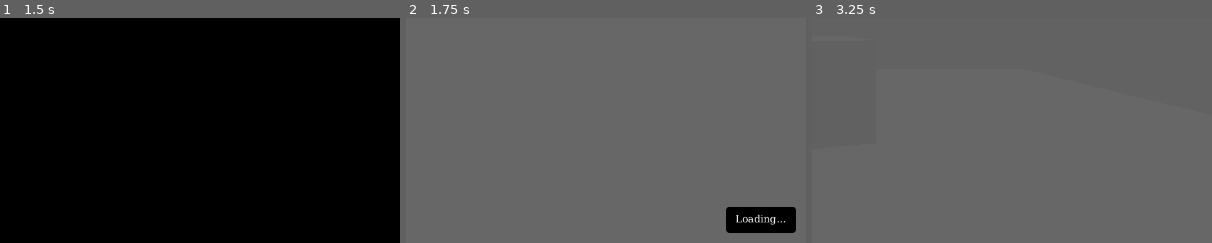
Above: before the commit, frames 1-3 (left to right).
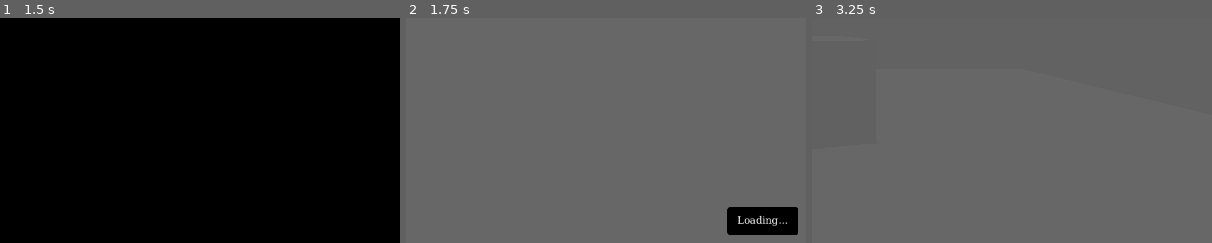
Above: after the commit, the same moments.

Repository: kierandrewett/8.2-citadel-source
Game: Godot game, scene res://maps/intro.tscn
Two runs of this game, one before a commit and one after it. Both use one fixed random seed, a clock stepped at 60 frames per second and the inputs below. Video files are missing from this copy of the repository; at most half a second of black plays in their place.
Inputs:
- Up to frame 1 (1.5 s): click "NEW GAME" at 0.5 s; click "NEW GAME" at 1.25 s
- Up to frame 2 (1.75 s): no input
- Up to frame 3 (3.25 s): click "RESUME GAME" at 2 s; click "LOAD GAME" at 2.75 s
The pictures show only the part of the screen within x 50-100%, y 50-100%; the shares and areas given below are measured in that part.

Frame 1 is identical in both runs. In frame 2, 0.6% of the frame differs, in the area x 80-98%, y 84-97%; in frame 3, nothing differs.

Commit message:
📱 Fix responsiveness issues with loading screen

Diff:
--- a/maps/intro.tscn
+++ b/maps/intro.tscn
@@ -1,25 +1,38 @@
-[gd_scene load_steps=5 format=3 uid="uid://cpynmwby4br0l"]
+[gd_scene load_steps=6 format=3 uid="uid://cpynmwby4br0l"]
 
 [ext_resource type="VideoStream" path="res://resources/intro.ogv" id="1_p6t66"]
 [ext_resource type="Script" path="res://scripts/intro.gd" id="2_ifk0f"]
 [ext_resource type="Theme" uid="uid://dg85bj1idrpik" path="res://ui/gameui.tres" id="3_ncbgk"]
 [ext_resource type="Texture2D" uid="uid://dlerqjt606avv" path="res://resources/round_rect.svg" id="4_yaco2"]
 
+[sub_resource type="StyleBoxTexture" id="StyleBoxTexture_uy183"]
+content_margin_left = 0.0
+content_margin_top = 0.0
+content_margin_right = 0.0
+content_margin_bottom = 0.0
+texture = ExtResource("4_yaco2")
+texture_margin_left = 6.0
+texture_margin_top = 6.0
+texture_margin_right = 6.0
+texture_margin_bottom = 6.0
+
 [node name="Intro" type="Node2D"]
 
-[node name="IntroMovie" type="Control" parent="."]
+[node name="IntroMovie" type="Control" parent="." groups=["window_xy"]]
 layout_mode = 3
 anchors_preset = 0
 offset_right = 40.0
 offset_bottom = 40.0
 
-[node name="ColorRect" type="ColorRect" parent="IntroMovie"]
+[node name="ColorRect" type="ColorRect" parent="IntroMovie" groups=["window_xy"]]
+layout_mode = 0
 offset_right = 1280.0
 offset_bottom = 720.0
 color = Color(0, 0, 0, 1)
 
-[node name="VideoStreamPlayer" type="VideoStreamPlayer" parent="IntroMovie"]
+[node name="VideoStreamPlayer" type="VideoStreamPlayer" parent="IntroMovie" groups=["window_xy"]]
 z_index = 2
+layout_mode = 0
 offset_right = 1280.0
 offset_bottom = 720.0
 size_flags_horizontal = 3
@@ -32,35 +45,49 @@
 [node name="LoadingScreen" type="Control" parent="."]
 layout_mode = 3
 anchors_preset = 0
-offset_right = 40.0
-offset_bottom = 40.0
+offset_right = 1280.0
+offset_bottom = 720.0
 
-[node name="ColorRect" type="ColorRect" parent="LoadingScreen"]
+[node name="ColorRect" type="ColorRect" parent="LoadingScreen" groups=["window_xy"]]
+layout_mode = 2
 offset_right = 1280.0
 offset_bottom = 720.0
 color = Color(0.403922, 0.403922, 0.403922, 1)
 
-[node name="LoadingText" type="NinePatchRect" parent="LoadingScreen"]
-offset_left = 1152.0
-offset_top = 662.0
-offset_right = 1264.0
-offset_bottom = 704.0
-size_flags_horizontal = 4
-size_flags_vertical = 4
-theme = ExtResource("3_ncbgk")
-texture = ExtResource("4_yaco2")
-patch_margin_left = 6
-patch_margin_top = 6
-patch_margin_right = 6
-patch_margin_bottom = 6
+[node name="LoadingText" type="MarginContainer" parent="LoadingScreen" groups=["window_xy"]]
+layout_mode = 2
+offset_right = 1280.0
+offset_bottom = 720.0
+theme_override_constants/margin_left = 12
+theme_override_constants/margin_top = 12
+theme_override_constants/margin_right = 12
+theme_override_constants/margin_bottom = 12
 
-[node name="Label" type="Label" parent="LoadingScreen/LoadingText"]
+[node name="BoxContainer" type="BoxContainer" parent="LoadingScreen/LoadingText"]
+layout_mode = 2
+size_flags_horizontal = 8
+size_flags_vertical = 8
+
+[node name="LoadingTextContainer" type="Panel" parent="LoadingScreen/LoadingText/BoxContainer"]
+clip_contents = true
+custom_minimum_size = Vector2(114, 46)
+layout_mode = 2
+theme_override_styles/panel = SubResource("StyleBoxTexture_uy183")
+
+[node name="MarginContainer" type="MarginContainer" parent="LoadingScreen/LoadingText/BoxContainer/LoadingTextContainer"]
 layout_mode = 1
 anchors_preset = 15
 anchor_right = 1.0
 anchor_bottom = 1.0
 grow_horizontal = 2
 grow_vertical = 2
+theme_override_constants/margin_left = 12
+theme_override_constants/margin_top = 12
+theme_override_constants/margin_right = 12
+theme_override_constants/margin_bottom = 12
+
+[node name="Label" type="Label" parent="LoadingScreen/LoadingText/BoxContainer/LoadingTextContainer/MarginContainer"]
+layout_mode = 2
 theme = ExtResource("3_ncbgk")
 theme_override_font_sizes/font_size = 16
 text = "Loading..."
